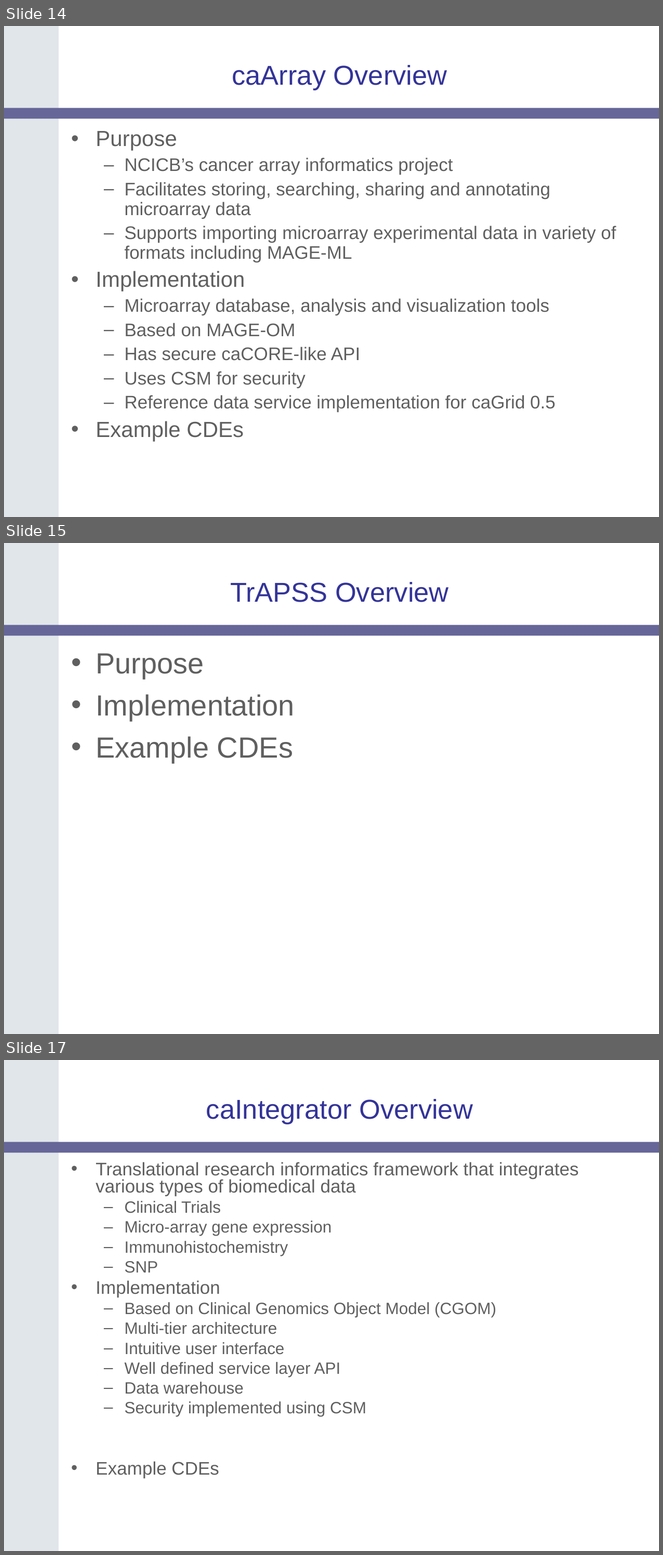
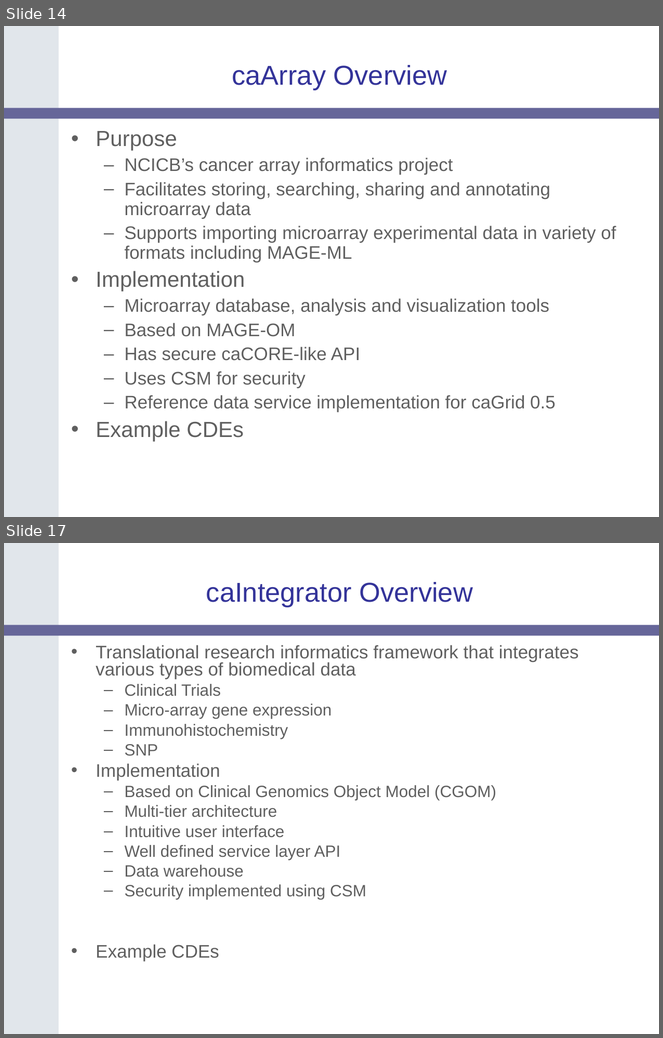
Before and after one commit to NCIP/catrip, a slide deck: catrip/documentation/presentations/catrip_f2f_2006_05/catrip_f2f_introduction_2006_05.ppt. Shown one above the other, each under a label of ours: slides 14, 15 and 17 before the commit, slides 14 and 17 after it; the slides between them are not shown. The pictures are 663x1555 and 663x1038 pixels, drawn with LibreOffice and Linux fonts; fonts in the diff are those of the drawing; background and template pictures are left out. Boxes give left, top, right and bottom in pixels: in the first picture for what was removed or moved away, otherwise in the second. Text is boxed around its words. In the diff, an @@ line names an element or a change of style, - is before the commit and + after.

```diff
--- a/catrip/documentation/presentations/catrip_f2f_2006_05/catrip_f2f_introduction_2006_05.ppt
+++ b/catrip/documentation/presentations/catrip_f2f_2006_05/catrip_f2f_introduction_2006_05.ppt
@@ slide 15 removed at <box>4,543,659,1034</box>, background #FFFFFF; not listed: 2 template elements that a slide beside it also shows @@
@@ title removed at <box>230,582,449,602</box> @@
-TrAPSS Overview
@@ text removed at <box>96,653,295,763</box> @@
-• Purpose
-• Implementation
-• Example CDEs
```
Also in this commit, not shown: 4 slides changed, 12 slides added, 5 other slides removed.
